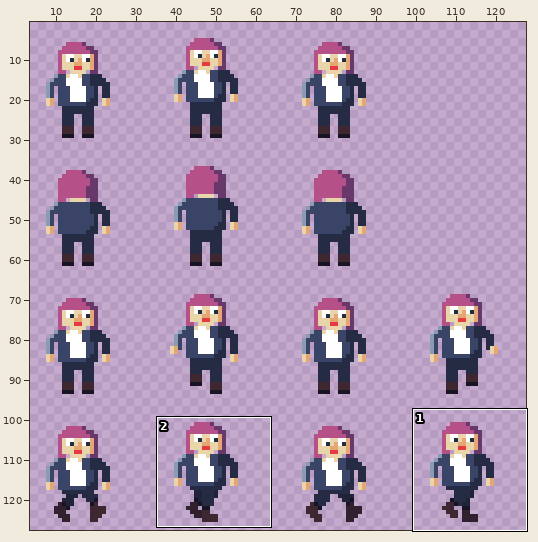
Edited in one commit: pixel-art file (assets/textures/characters/normaali_nahkatakki_32.aseprite). The first picture is a wide view before the edit; the outline marks the close-up.
Close-up. As it was:
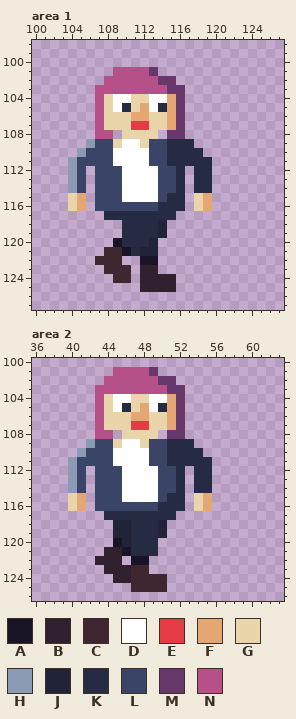
128x128 pixels, 1 frame. Shown: area 1: x 100..127, y 98..127; area 2: x 36..63, y 100..126. The wide view leaves out empty margins.
Palette (. is transparent): A #181425  B #31202d  C #3e2731  D #ffffff  E #e43b44  F #e4a672  G #ead4aa  H #8b9bb4  J #212339  K #262b44  L #3a4466  M #68386c  N #b55088
Pixels before, area 1, first column x 104:
101 .....NNNNM......
102 ....NNNNNNMM....
103 ...NNNNNNNNMM...
104 ...NGDDGGDDFM...
105 ...NGDKGFDKFM...
106 ...NGGGFFGGFM...
107 ...NGGGEEGGFM...
108 ...NN.GGGG.MM...
109 ..HLLGDDGLLKKK..
110 .HLLLDDDDLLKKKK.
111 HLLLLDDDDLLKKKKK
112 HL.LLLDDDDLLK.KK
113 HL.LLLDDDDLLK.KK
114 HL.LLLDDDDLLK.KK
115 GF.LLLDDDDLKK.GF
116 GF.LLLLLLLKKK.GF
117 ....KKKKKKKK....
118 ......KKKKJ.....
119 ......KKKKJ.....
120 .....AKKKJ......
121 ....CCAKJJ......
122 ...CCC..AA......
123 ....CCC.BB......
124 .....CC.BBBB....
125 ........BBBB....
Pixels before, area 2, first column x 40:
101 .....NNNNM......
102 ....NNNNNNMM....
103 ...NNNNNNNNMM...
104 ...NGDDGGDDFM...
105 ...NGDKGFDKFM...
106 ...NGGGFFGGFM...
107 ...NGGGEEGGFM...
108 ...NN.GGGG.MM...
109 ..HLLGDDGLLKKK..
110 .HLLLDDDDLLKKKK.
111 HLLLLDDDDLLKKKKK
112 HL.LLLDDDDLLK.KK
113 HL.LLLDDDDLLK.KK
114 HL.LLLDDDDLLK.KK
115 GF.LLLDDDDLKK.GF
116 GF.LLLLLLLKKK.GF
117 ....KKKKKKKK....
118 .....JJKKKJ.....
119 .....JJKKKJ.....
120 .....AJKKK......
121 ....BBAKKK......
122 ...BBB.AA.......
123 ....BBBCC.......
124 .....BBCCCC.....
125 .......CCCC.....
After the commit:
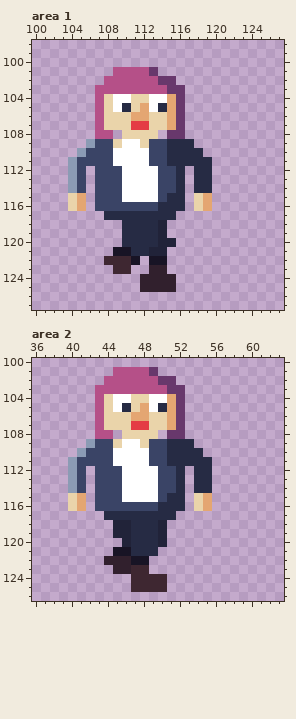
Changes in this commit:
Changed rows in their new state; - is an unchanged pixel.
Area 1:
first column x 107:
120 --.---KJJ
121 -.A--K-J-
122 .--CA.-A-
123 -.---.-B-
124 --..-----
Area 2:
first column x 43:
120 --.----J
121 -.A-----
122 .--B----
123 -.------
124 --..----
Pixel boxes of the changes (left, top, right, bottom) in both close-ups:
changed: (95, 238, 176, 283)
changed: (95, 538, 167, 583)
